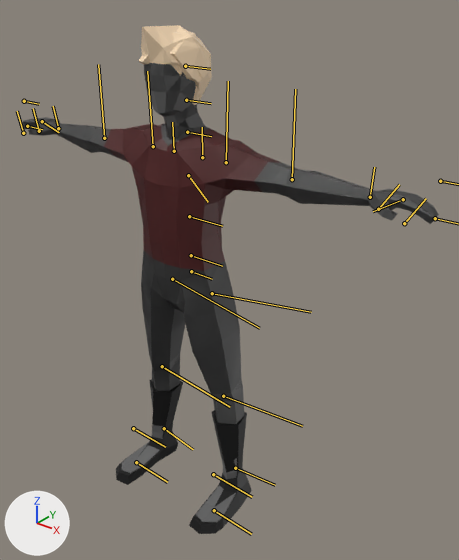
Renders of the FBX model CraziTaxi/Assets/Models/Pedestrian/walkcycle.fbx from each side of a commit.
The view is the same before and after, from a 50 mm lens placed at (1.415, -1.548, 1.903), pointed at (0.134, 0.053, 0.91). Every picture has the same lights, and +X, +Y and +Z are marked at lower left. The bones that bend it are drawn over the model as lines.

Objects in the first picture: 'Head 1 Male Bald', 'Head 1 Male Hair 1', 'Head 1 Male Hair 2', 'Head 1 Male Hair 3', 'Pants Male', 'Shorts Male', 'Torso Male Short Sleeves'.
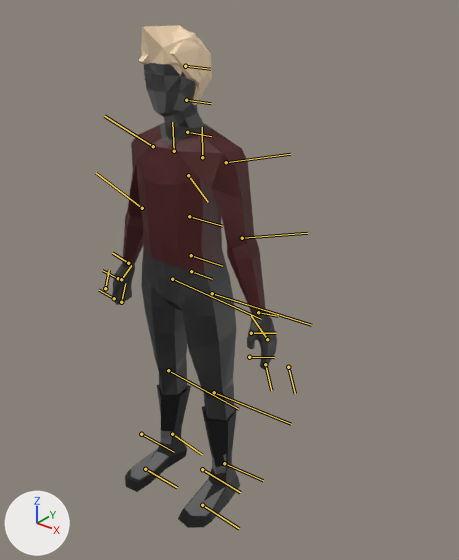
The newer file adds an action. The first version stands in its rest pose; the second is drawn at frame 1 of the action 'Male Bones|Stand'.

Changed parts and their boxes (x1, y1, x2, y2) in the pictures (459 x 560 px):
'Torso Male Short Sleeves', posed (60% narrower, 61% taller): before (22, 117, 439, 271); after (112, 122, 277, 370)
'Pants Male', posed (15% narrower): before (116, 251, 252, 534); after (125, 250, 240, 528)
'Shorts Male', posed: before (121, 261, 244, 523); after (131, 325, 236, 516)
bone 'LowManLeftUpLeg', root to tip: before (212, 293) to (311, 312); after (212, 293) to (311, 325)
bone 'LowManLeftLeg', root to tip: before (223, 396) to (302, 426); after (214, 392) to (291, 424)
bone 'LowManRightUpLeg', root to tip: before (172, 279) to (259, 328); after (172, 279) to (261, 319)
bone 'LowManRightLeg', root to tip: before (162, 366) to (230, 407); after (168, 370) to (238, 409)
bone 'LowManLeftArm', root to tip: before (226, 162) to (228, 81); after (226, 162) to (290, 154)
bone 'LowManRightArm', root to tip: before (153, 146) to (147, 71); after (153, 146) to (104, 116)

What the commit changed:
Bone 'LowManLeftUpLeg' (bone_lowmanleftupleg) turns from (0, 0, 0) to (-7, 0, 0) degrees about its own x, y and z.
Bone 'LowManLeftLeg' (bone_lowmanleftleg) turns from (0, 0, 0) to (5, 0, 0) degrees about its own x, y and z.
Bone 'LowManRightUpLeg' (bone_lowmanrightupleg) turns from (0, 0, 0) to (5, 0, 0) degrees about its own x, y and z.
Bone 'LowManRightLeg' (bone_lowmanrightleg) turns from (0, 0, 0) to (-3, 0, 0) degrees about its own x, y and z.
Bone 'LowManLeftArm' (bone_lowmanleftarm) turns from (0, 0, 0) to (-73, 0, 0) degrees about its own x, y and z.
Bone 'LowManRightArm' (bone_lowmanrightarm) turns from (0, 0, 0) to (-71, 0, 0) degrees about its own x, y and z.
